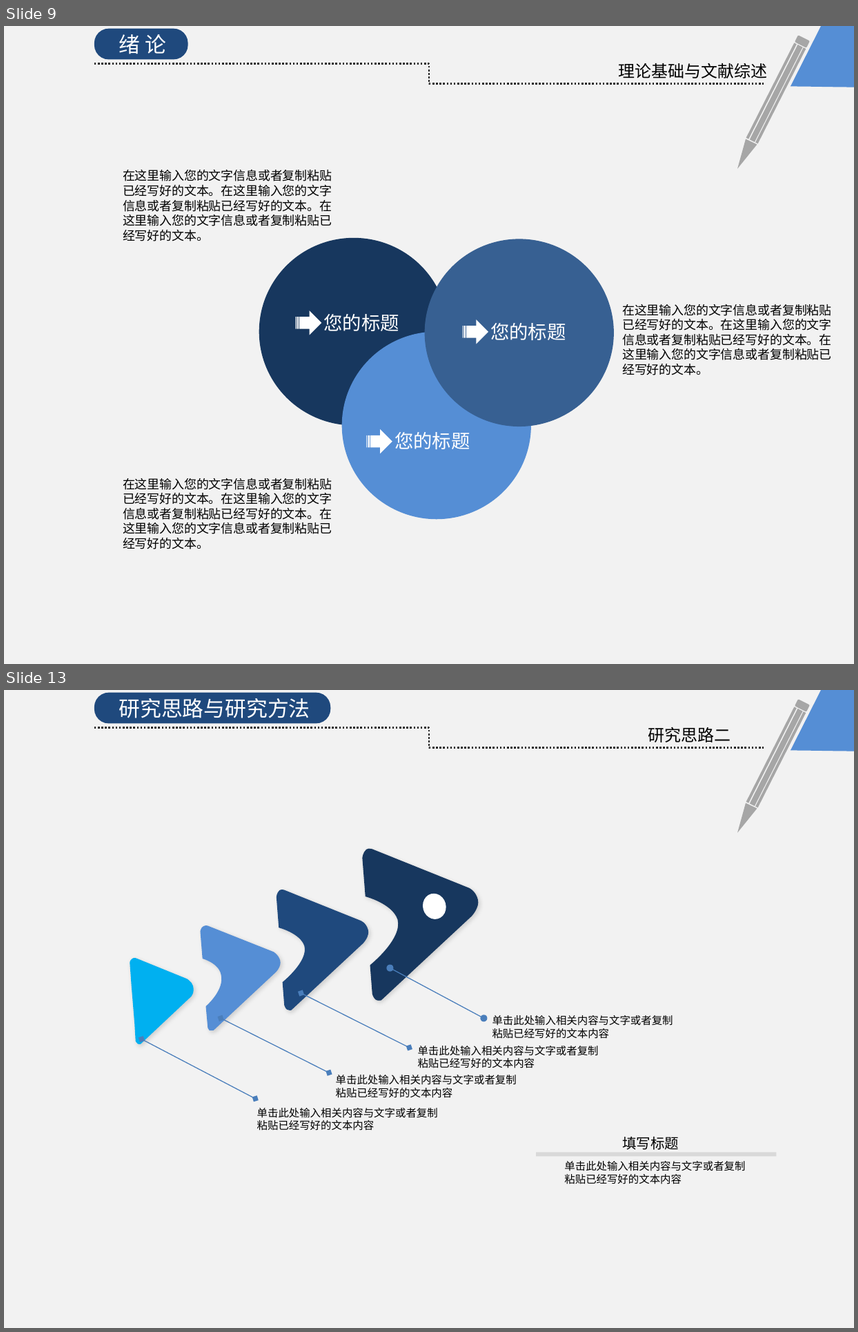
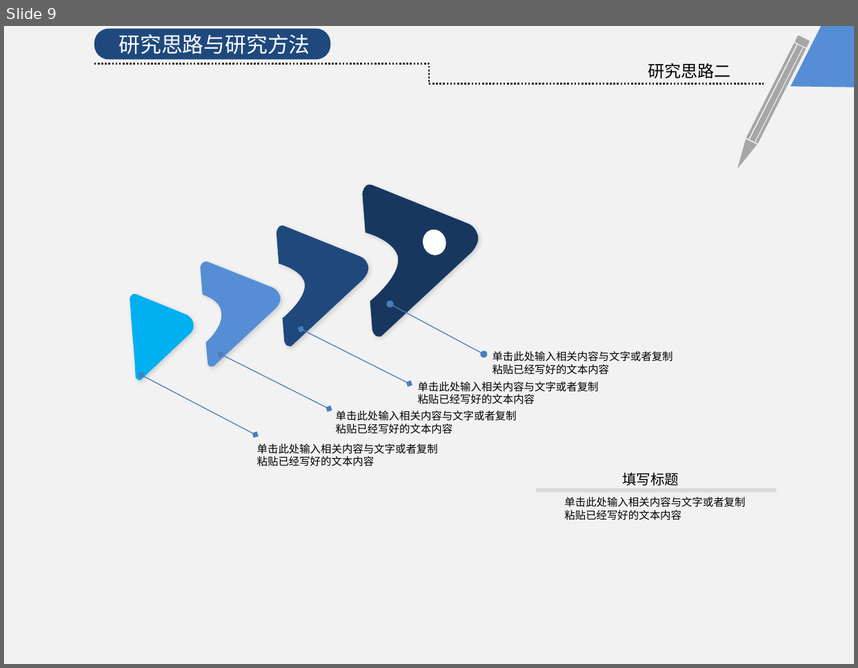
Before and after one commit to KrisCheng/GraduationDesign, a slide deck: FinalPaper/毕业答辩.pptx. Shown one above the other, each under a label of ours: slides 9 and 13 before the commit, slide 9 after it; the slides between them are not shown. The pictures are 858x1332 and 858x668 pixels, drawn with LibreOffice and Linux fonts; fonts in the diff are those of the drawing. Boxes give left, top, right and bottom in pixels: in the first picture for what was removed or moved away, otherwise in the second. Text is boxed around its words. In the diff, an @@ line names an element or a change of style, - is before the commit and + after.

```diff
--- a/FinalPaper/毕业答辩.pptx
+++ b/FinalPaper/毕业答辩.pptx
@@ slide 9 removed at box(4, 26, 854, 664), background #FFFFFF @@
@@ rectangle removed at box(4, 26, 854, 664) @@
@@ rounded rectangle removed at box(94, 29, 188, 59) @@
@@ text removed at box(119, 34, 166, 54) @@
-绪 论
@@ freeform shape removed at box(791, 26, 854, 87) @@
@@ elbow line removed from (94, 63) to (764, 84) @@
@@ text removed at box(618, 63, 767, 78) @@
-理论基础与文献综述
@@ group removed at box(732, 36, 809, 172): 3 rectangles, 1 rounded rectangle, 1 freeform shape @@
@@ text removed at box(123, 170, 332, 241) @@
-在这里输入您的文字信息或者复制粘贴
-已经写好的文本。在这里输入您的文字
-信息或者复制粘贴已经写好的文本。在
-这里输入您的文字信息或者复制粘贴已
-经写好的文本。
@@ ellipse removed at box(259, 238, 448, 425) @@
@@ ellipse removed at box(425, 239, 615, 426) @@
@@ striped right arrow removed at box(296, 311, 321, 335) @@
@@ text removed at box(324, 314, 399, 331) @@
-您的标题
@@ text removed at box(622, 304, 831, 375) @@
-在这里输入您的文字信息或者复制粘贴
-已经写好的文本。在这里输入您的文字
-信息或者复制粘贴已经写好的文本。在
-这里输入您的文字信息或者复制粘贴已
-经写好的文本。
@@ ellipse removed at box(342, 331, 532, 518) @@
@@ striped right arrow removed at box(462, 319, 488, 344) @@
@@ text removed at box(490, 323, 566, 340) @@
-您的标题
@@ striped right arrow removed at box(366, 429, 392, 454) @@
@@ text removed at box(395, 432, 470, 449) @@
-您的标题
@@ text removed at box(123, 478, 332, 549) @@
-在这里输入您的文字信息或者复制粘贴
-已经写好的文本。在这里输入您的文字
-信息或者复制粘贴已经写好的文本。在
-这里输入您的文字信息或者复制粘贴已
-经写好的文本。
@@ what was slide 13 is now slide 9 @@
```
Also in this commit, not shown: 6 slides changed, 3 slides added, 6 other slides removed.
